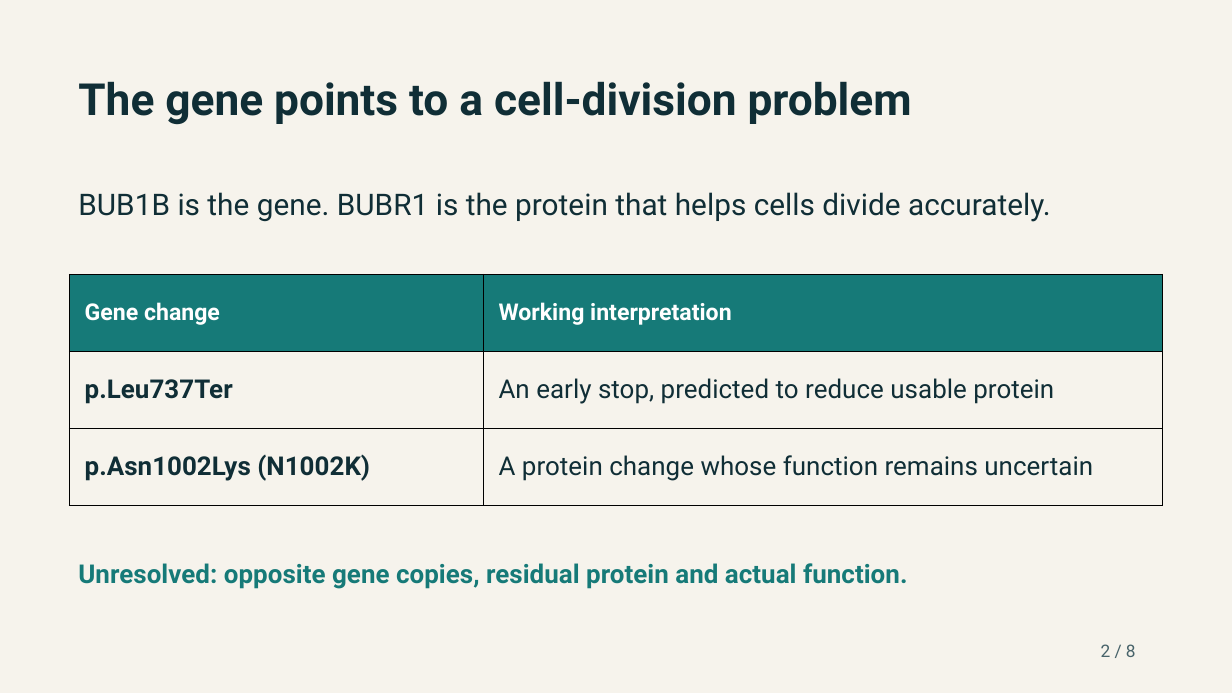
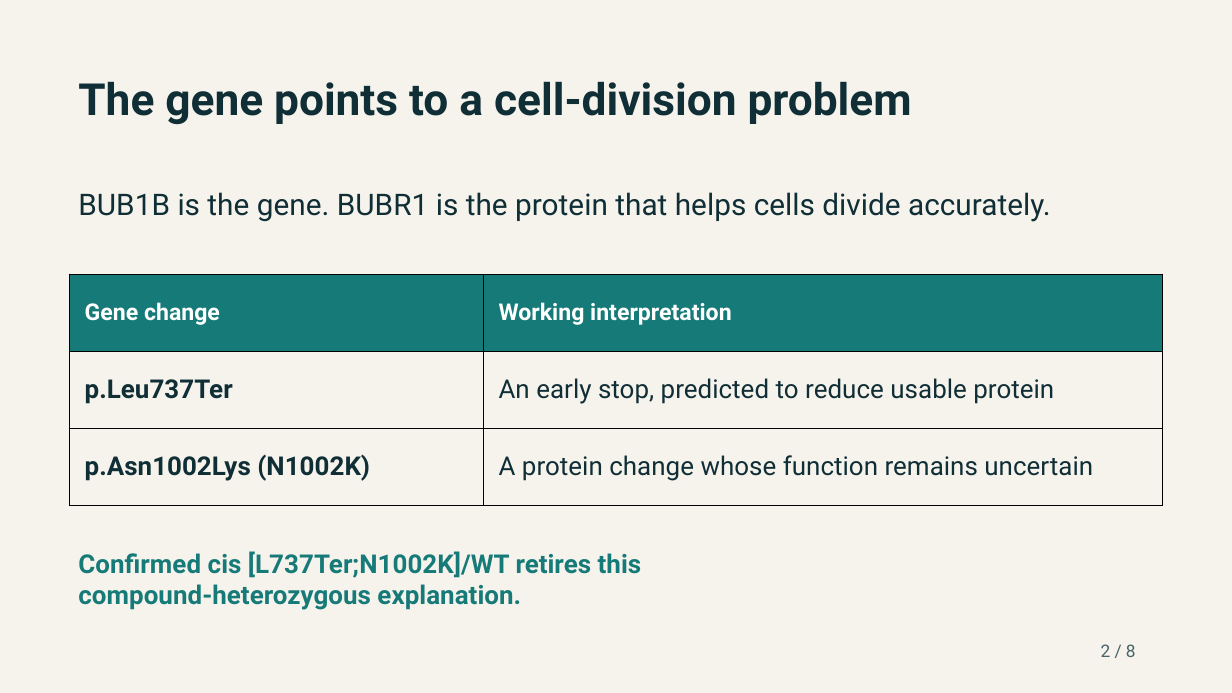
Before and after one commit to EternaPeptix/mva-hackathon, a slide deck: slide 2 of reports/media/jeweled_track2_slides.pptx. Drawn at 1232x693 pixels with LibreOffice and Linux fonts; fonts in the diff are those of the drawing. Boxes give left, top, right and bottom in pixels: in the first picture for what was removed or moved away, otherwise in the second. Text is boxed around its words. In the diff, an @@ line names an element or a change of style, - is before the commit and + after.

Commit message:
Correct carrier-blot evidence and confirmed-cis decision

```diff
--- a/reports/media/jeweled_track2_slides.pptx
+++ b/reports/media/jeweled_track2_slides.pptx
@@ text at (x1=78, y1=551, x2=642, y2=610): text changed @@
-Unresolved: opposite gene copies, residual protein and actual function.
+Confirmed cis [L737Ter;N1002K]/WT retires this
+compound-heterozygous explanation.
```
Also in this commit, not shown: 1 other slide changed, 19 other files.
